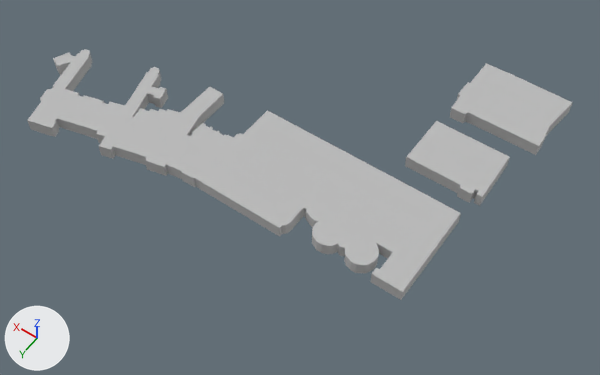
The OBJ model src/main/resources/models/B&WGFloor.obj, before and after one commit.
Both versions are drawn from a 50 mm camera at (-25.9, 40.2, 55.4) aimed at (0.3, 3.6, -2.1). The lights are fixed; the arrows at lower left show +X, +Y and +Z. Where no turn or scale is listed for an object, it has been applied to the vertices. Vertices at the same position are counted once.

Objects in the first picture: 'B&WGFloor'.
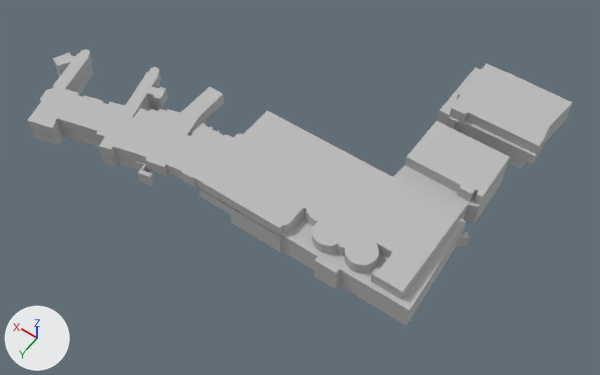
Changed parts and their boxes [x1, y1, x2, y2] in the pictures (600 x 375 px):
'B&WGFloor', reshaped (10% taller): before [27, 49, 573, 300]; after [27, 49, 573, 325]
part 1 of me_b_wgfloor, added: after [199, 165, 507, 318]
part 2 of me_b_wgfloor, added: after [31, 65, 161, 186]
part 3 of me_b_wgfloor, added: after [231, 175, 504, 325]
part 4 of me_b_wgfloor, added: after [438, 67, 569, 165]
part 5 of me_b_wgfloor, added: after [437, 120, 525, 169]

What the commit changed:
me_b_wgfloor is used by ob_b_wgfloor; location (0.0, 0.0, 0.0).
me_b_wgfloor had 1376 vertices, 1356 faces and spanned x -15.9..24.4, y -14.1..14.6, z 2.3..3.5.
me_b_wgfloor now has 2992 vertices, 2962 faces and spans x -15.9..24.4, y -14.1..14.6, z 0.1..3.5.
me_b_wgfloor part 1: a new loose piece of 494 vertices spanning x -14.8..4.9, y -5.7..11.5, z 1.3..2.4, in mat_initialshadinggroup (grey #bcbcbc).
me_b_wgfloor part 2: a new loose piece of 486 vertices spanning x 8.2..24.4, y 4.1..14.6, z 1.3..2.4, in mat_initialshadinggroup (grey #bcbcbc).
me_b_wgfloor part 3: a new loose piece of 486 vertices spanning x -15.0..1.7, y -5.7..11.5, z 0.1..1.3, in mat_initialshadinggroup (grey #bcbcbc).
me_b_wgfloor part 4: a new loose piece of 78 vertices spanning x -15.9..-6.7, y -14.1..-7.2, z 1.3..2.5, in mat_initialshadinggroup (grey #bcbcbc).
me_b_wgfloor part 5: a new loose piece of 72 vertices spanning x -15.0..-6.7, y -14.1..-7.5, z 0.1..1.3, in mat_initialshadinggroup (grey #bcbcbc).
